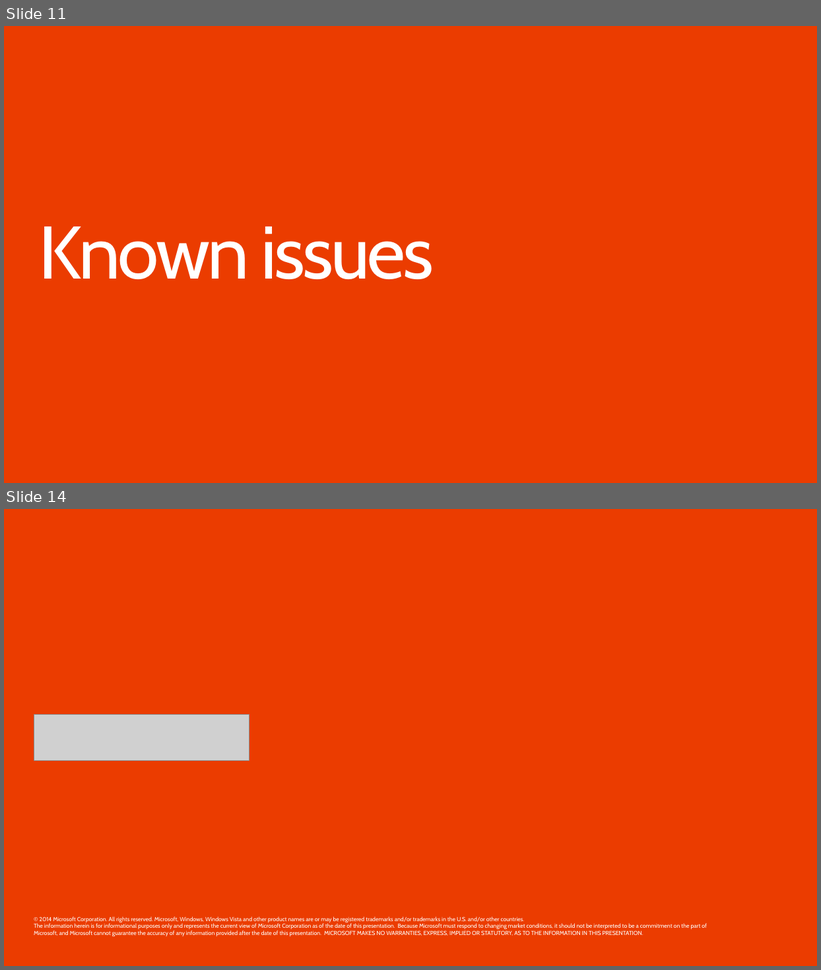
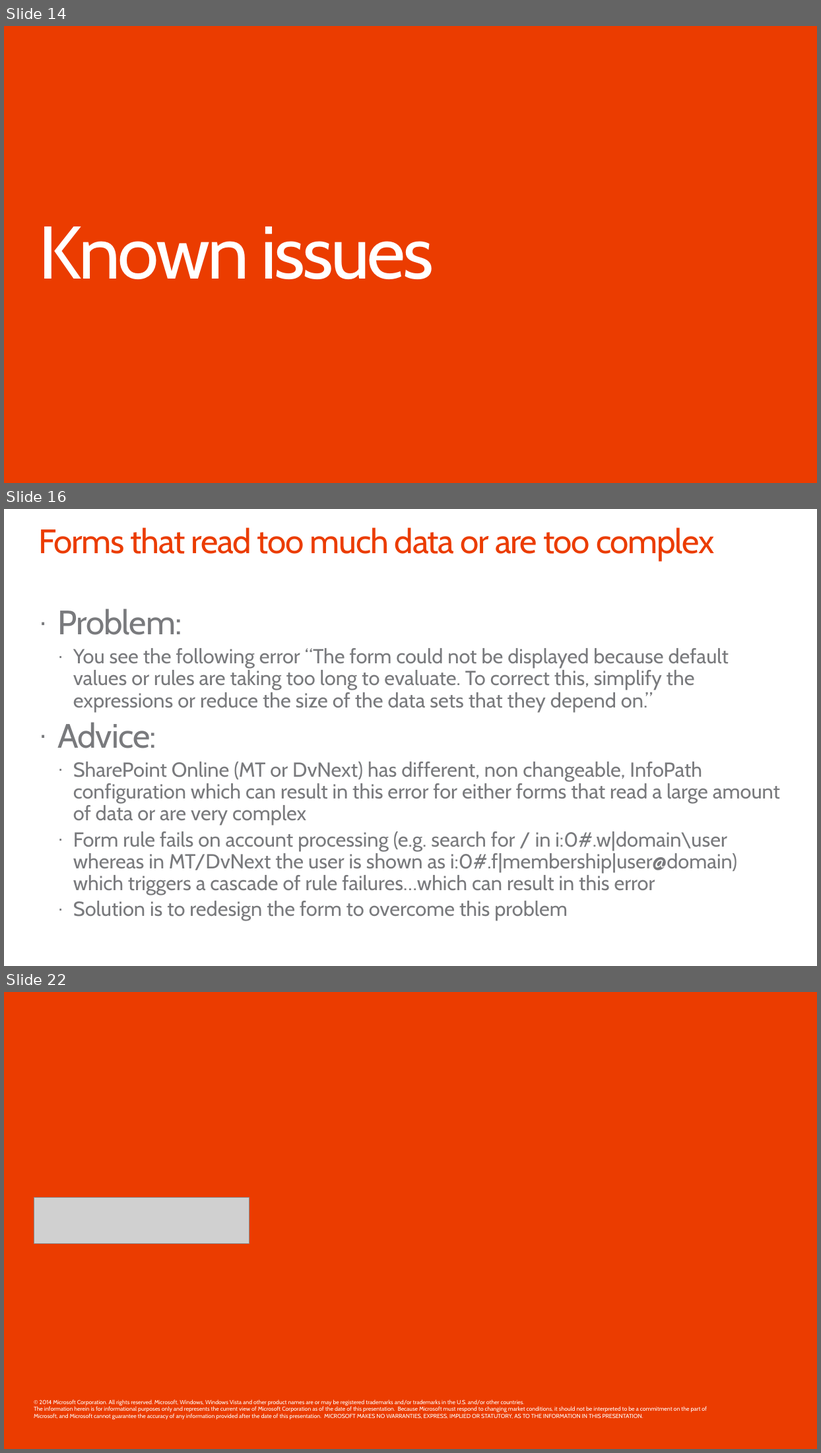
Before and after one commit to pnp/PnP-Transformation, a slide deck: InfoPath/Guidance/Decks/Office 365 JDP InfoPath - Post migration guidance.pptx. Shown one above the other, each under a label of ours: slides 11 and 14 before the commit, slides 14, 16 and 22 after it; the slides between them are not shown. The pictures are 821x970 and 821x1453 pixels, drawn with LibreOffice and Linux fonts; fonts in the diff are those of the drawing; grey boxes stand for pictures; background and template pictures are left out. Boxes give left, top, right and bottom in pixels: in the first picture for what was removed or moved away, otherwise in the second. Text is boxed around its words. In the diff, an @@ line names an element or a change of style, - is before the commit and + after.

```diff
--- a/InfoPath/Guidance/Decks/Office 365 JDP InfoPath - Post migration guidance.pptx
+++ b/InfoPath/Guidance/Decks/Office 365 JDP InfoPath - Post migration guidance.pptx
@@ slide 16 added at [4,509,817,966], background #FFFFFF @@
@@ title added at [38,527,714,560], 40 pt, text #EB3C00 @@
+Forms that read too much data or are too complex
@@ text added at [57,609,780,921], 24 pt, text #797A7D @@
+· Problem:
+  · You see the following error “The form could not be displayed because default values or rules are taking too long to evaluate. To correct this, simplify the expressions or reduce the size of the data sets that they depend on.”
+· Advice:
+  · SharePoint Online (MT or DvNext) has different, non changeable, InfoPath configuration which can result in this error for either forms that read a large amount of data or are very complex
+  · Form rule fails on account processing (e.g. search for / in i:0#.w|domain\user whereas in MT/DvNext the user is shown as i:0#.f|membership|user@domain) which triggers a cascade of rule failures…which can result in this error
+  · Solution is to redesign the form to overcome this problem
@@ what was slide 11 is now slide 14 @@
@@ what was slide 14 is now slide 22 @@
```
Also in this commit, not shown: 3 slides changed, 7 other slides added, 1 other file.
